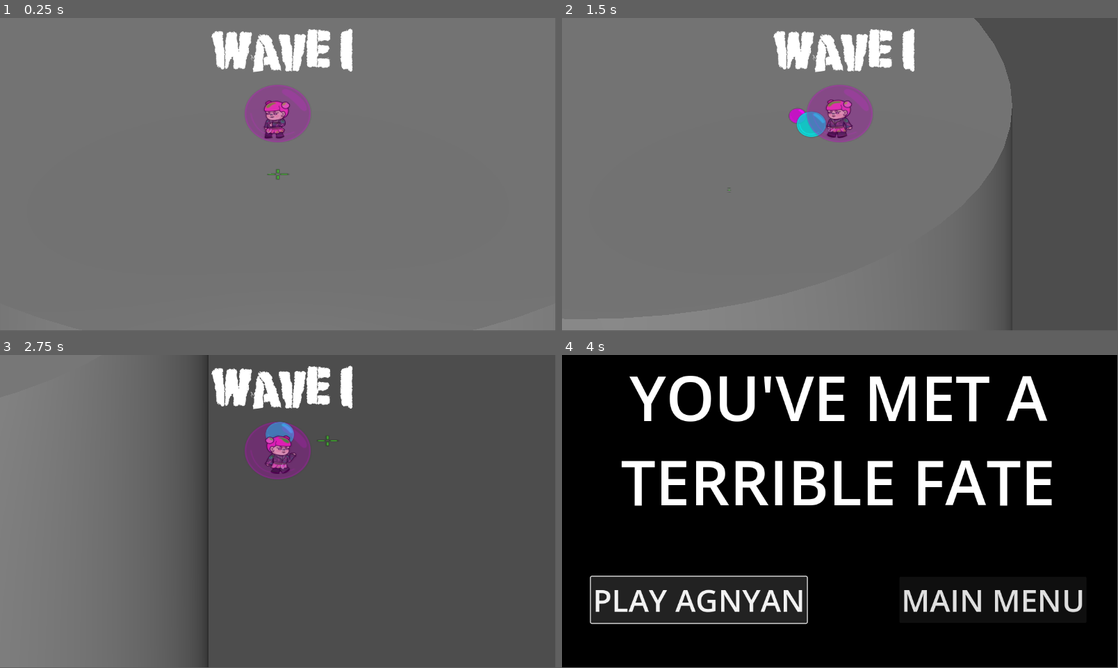
Above: before the commit, frames 1-4 (two rows, left to right).
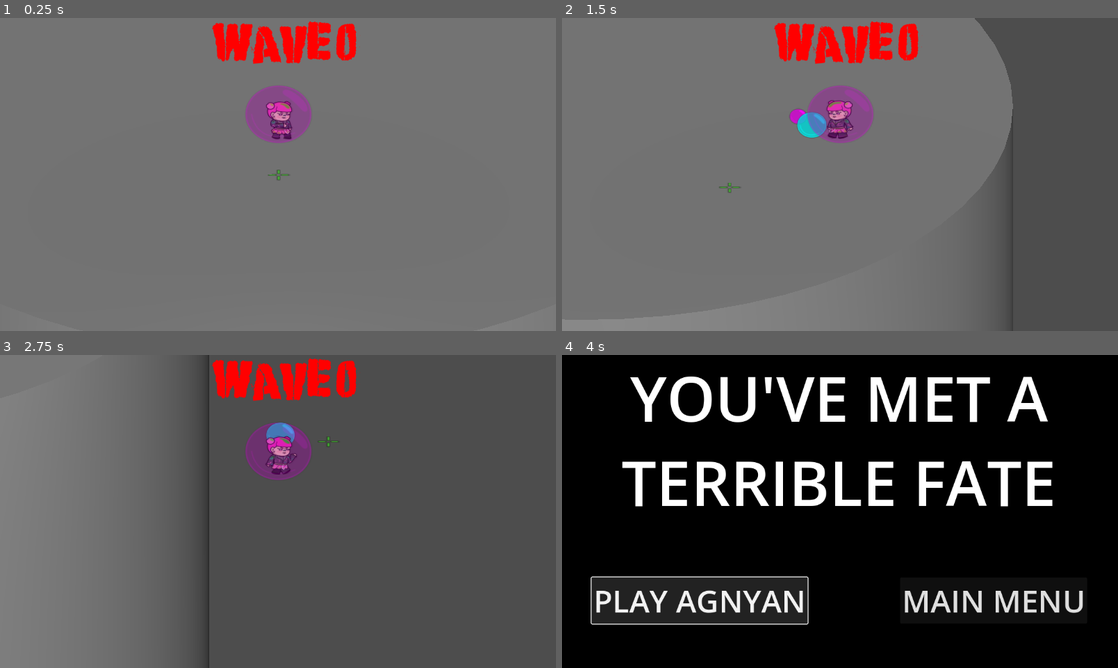
Above: after the commit, the same moments.

Repository: princess-mikus/GlobalGameJam-2025
Game: Godot game, scene res://scenes/coliseum.tscn
Two runs of this game, one before a commit and one after it. Both use one fixed random seed, a clock stepped at 60 frames per second and the inputs below. The engine's default icon, where the game draws it, is replaced by a stand-in: a white triangle on a blue panel in a dark square.
Inputs (mouse positions are in pixels of both pictures, inside the frame that each line leads up to):
- Up to frame 1 (0.25 s): no input
- Up to frame 2 (1.5 s): tap Enter (ui_accept) at 0.5, 0.77 s; move the mouse to (962, 158) at 0.52 s; press the mouse at (962, 158) at 0.53 s; hold Right (ui_right) 0.53-1.28 s; right-click (962, 158) at 0.8 s; move the mouse to (728, 190) at 1.27 s; release the mouse at (728, 190) at 1.28 s; hold Down (ui_down) from 1.28 s (still down); right-click (728, 190) at 1.35 s
- Up to frame 3 (2.75 s): tap Enter (ui_accept) at 1.52 s; click (166, 527) at 1.55 s; move the mouse to (333, 442) at 2.02 s; release Down (ui_down) at 2.03 s; press the mouse at (333, 442) at 2.03 s; hold Right (ui_right) from 2.03 s (still down); right-click (333, 442) at 2.3 s
- Up to frame 4 (4 s): move the mouse to (812, 574) at 2.77 s; release Right (ui_right) at 2.78 s; release the mouse at (812, 574) at 2.78 s; hold Up (ui_up) 2.78-3.5 s; right-click (812, 574) at 2.85 s; tap Enter (ui_accept) at 3.02 s; click (812, 574) at 3.05 s; click "PLAY AGNYAN" at 3.5 s
In our replay, the window is 799x449 before the commit and 800x450 after it. These sizes can differ from the game's own. Grey fills any space a smaller window leaves; there, only what the larger window draws over its background counts as a difference.

The runs differ from the first frame. In frame 1, 3.5% of the frame differs, in the area x 38-65%, y 1-52%; in frame 2, 3.6%; in frame 3, 3.5%; in frame 4, 4.8%, in the area x 5-94%, y 6-87%.
Error in both runs: Invalid call. Nonexistent function 'initialize' in base 'Node3D'. (res://scripts/death.gd:7)

Commit message:
estoy muy cansado

Diff:
--- a/project.godot
+++ b/project.godot
@@ -19,9 +19,14 @@
 
 PhantomCameraManager="*res://addons/phantom_camera/scripts/managers/phantom_camera_manager.gd"
 
+[display]
+
+window/size/initial_position_type=0
+window/stretch/mode="viewport"
+
 [editor_plugins]
 
-enabled=PackedStringArray("res://addons/phantom_camera/plugin.cfg")
+enabled=PackedStringArray()
 
 [input]
 
--- a/scenes/coliseum.tscn
+++ b/scenes/coliseum.tscn
@@ -6,6 +6,11 @@
 [ext_resource type="Script" path="res://addons/phantom_camera/scripts/resources/tween_resource.gd" id="2_aaclb"]
 [ext_resource type="Script" path="res://scripts/play_zone.gd" id="2_i3e4t"]
 [ext_resource type="Script" path="res://scripts/wave_maker.gd" id="3_mt105"]
+[ext_resource type="AudioStream" uid="uid://bxdpol50682q5" path="res://resources/pompa cargando.mp3" id="3_ux2aq"]
+[ext_resource type="AudioStream" uid="uid://ddxcsahuct1db" path="res://resources/recarga chicle.mp3" id="4_ijfjp"]
+[ext_resource type="AudioStream" uid="uid://diy8ehx1cukho" path="res://resources/INTRO.mp3" id="5_ctkqs"]
+[ext_resource type="AudioStream" uid="uid://x8ymeek3ym5o" path="res://resources/NEW ROUND.mp3" id="6_t00y0"]
+[ext_resource type="AudioStream" uid="uid://bji7vt2v3toh7" path="res://resources/LOOP.mp3" id="7_fcxw7"]
 
 [sub_resource type="CylinderShape3D" id="CylinderShape3D_ftxh5"]
 
@@ -68,6 +73,21 @@
 [node name="waveMaker" type="Node" parent="."]
 script = ExtResource("3_mt105")
 
+[node name="start" type="AudioStreamPlayer" parent="waveMaker"]
+stream = ExtResource("5_ctkqs")
+volume_db = 1.0
+
+[node name="end" type="AudioStreamPlayer" parent="waveMaker"]
+stream = ExtResource("6_t00y0")
+volume_db = 1.0
+
+[node name="loop" type="AudioStreamPlayer" parent="waveMaker"]
+stream = ExtResource("7_fcxw7")
+parameters/looping = true
+
+[node name="Timer" type="Timer" parent="waveMaker"]
+one_shot = true
+
 [node name="PhantomCamera3D" type="Node3D" parent="." node_paths=PackedStringArray("follow_target")]
 transform = Transform3D(1, 0, 0, 0, 0.869132, 0.494579, 0, -0.494579, 0.869132, 0, 0.895, 1.975)
 top_level = true
@@ -77,5 +97,14 @@
 tween_resource = SubResource("Resource_dmwmr")
 follow_offset = Vector3(0, 0.895, 1.975)
 
+[node name="hit" type="AudioStreamPlayer" parent="."]
+
+[node name="charge" type="AudioStreamPlayer" parent="."]
+stream = ExtResource("3_ux2aq")
+
+[node name="recharge" type="AudioStreamPlayer" parent="."]
+stream = ExtResource("4_ijfjp")
+
 [connection signal="body_exited" from="PlayZone" to="PlayZone" method="_on_body_exited"]
 [connection signal="timeout" from="PlayZone/Timer" to="PlayZone" method="_on_timer_timeout"]
+[connection signal="timeout" from="waveMaker/Timer" to="waveMaker" method="_on_timer_timeout"]
--- a/scenes/player.tscn
+++ b/scenes/player.tscn
@@ -15,6 +15,7 @@
 
 [sub_resource type="Animation" id="Animation_kiiij"]
 length = 0.001
+loop_mode = 1
 tracks/0/type = "value"
 tracks/0/imported = false
 tracks/0/enabled = true
@@ -47,6 +48,23 @@
 "values": [true]
 }
 
+[sub_resource type="Animation" id="Animation_g0fbj"]
+resource_name = "playerDamage"
+length = 2.0
+loop_mode = 1
+tracks/0/type = "value"
+tracks/0/imported = false
+tracks/0/enabled = true
+tracks/0/path = NodePath("Sprite3D:visible")
+tracks/0/interp = 1
+tracks/0/loop_wrap = true
+tracks/0/keys = {
+"times": PackedFloat32Array(0, 0.2, 0.4, 0.6, 0.8, 1, 1.2, 1.4, 1.6, 1.8, 2),
+"transitions": PackedFloat32Array(1, 1, 1, 1, 1, 1, 1, 1, 1, 1, 1),
+"update": 1,
+"values": [true, false, true, false, true, false, true, false, true, false, true]
+}
+
 [sub_resource type="Animation" id="Animation_2bdo4"]
 resource_name = "playerIdle"
 length = 0.47
@@ -73,6 +91,7 @@
 [sub_resource type="Animation" id="Animation_toalw"]
 resource_name = "playerRun"
 length = 0.8
+loop_mode = 1
 tracks/0/type = "position_3d"
 tracks/0/imported = false
 tracks/0/enabled = true
@@ -92,22 +111,17 @@
 "update": 1,
 "values": [ExtResource("4_xwdkg"), ExtResource("5_etytj"), ExtResource("5_etytj")]
 }
-
-[sub_resource type="Animation" id="Animation_g0fbj"]
-resource_name = "playerDamage"
-length = 2.0
-tracks/0/type = "value"
-tracks/0/imported = false
-tracks/0/enabled = true
-tracks/0/path = NodePath("Sprite3D:visible")
-tracks/0/interp = 1
-tracks/0/loop_wrap = true
-tracks/0/keys = {
-"times": PackedFloat32Array(0, 0.2, 0.4, 0.6, 0.8, 1, 1.2, 1.4, 1.6, 1.8, 2),
-"transitions": PackedFloat32Array(1, 1, 1, 1, 1, 1, 1, 1, 1, 1, 1),
-"update": 1,
-"values": [true, false, true, false, true, false, true, false, true, false, true]
+tracks/2/type = "audio"
+tracks/2/imported = false
+tracks/2/enabled = true
+tracks/2/path = NodePath("walk")
+tracks/2/interp = 1
+tracks/2/loop_wrap = true
+tracks/2/keys = {
+"clips": [],
+"times": PackedFloat32Array()
 }
+tracks/2/use_blend = true
 
 [sub_resource type="AnimationLibrary" id="AnimationLibrary_ustix"]
 _data = {
@@ -162,4 +176,6 @@
 
 [node name="Invulnerability" type="Timer" parent="."]
 
+[node name="walk" type="AudioStreamPlayer" parent="."]
+
 [connection signal="timeout" from="Invulnerability" to="." method="_on_invulnerability_timeout"]
--- /dev/null
+++ b/scenes/timer.tscn
@@ -0,0 +1,3 @@
+[gd_scene format=3 uid="uid://0auw4kfi0b50"]
+
+[node name="Timer" type="Timer"]
--- a/scripts/bubble.gd
+++ b/scripts/bubble.gd
@@ -4,6 +4,7 @@
 
 var direction = Vector3.ZERO
 var explode = false
+
 
 var enemies = {}
 
@@ -22,12 +23,12 @@
 
 func explosion():
 	if get_colliding_bodies().size() > 0:
-			print(enemies)
-			for key in enemies:
-				var node = enemies[key]
-				if node.name.contains("Enemy"):
-					node.collision(position,"Bubble")
-					queue_free()
+		print(enemies)
+		for key in enemies:
+			var node = enemies[key]
+			if node.name.contains("Enemy"):
+				node.collision(position,"Bubble")
+				queue_free()
 
 func _on_area_3d_body_entered(body: Node3D) -> void:
 	enemies[body.name] = body
--- a/scripts/player.gd
+++ b/scripts/player.gd
@@ -22,8 +22,11 @@
 @onready var parent = $".."
 @onready var pivot = $Pivot
 @onready var animation = $AnimationPlayer
+
+@onready var SoundCharge = $"../charge"
+@onready var Soundrecharge = $"../recharge"
+
 var scaleOriginal
-
 var coolDownBubble = 0
 var coolDownBubbleGum = 0
 
@@ -40,6 +43,7 @@
 
 func _input(event):
 	if Input.is_action_just_released("bubble") and coolDownBubble <= 0 and chargingBubble != null:
+		SoundCharge.stop()
 		coolDownBubble = maxCoolDownBubble
 		chargingBubble.direction = pivot.get_global_transform().basis * Vector3(0,0,-1)
 		chargingBubble.explode = scaleBubble >= chargedScale
@@ -66,6 +70,7 @@
 		bubble_gum.get_child(1).scale = Vector3.ONE*nonChargedScale
 		bubble_gum.get_child(2).scale = gumArea*Vector3.ONE*nonChargedScale
 		parent.add_child(bubble_gum)
+		Soundrecharge.play()
 
 func _physics_process(delta: float) -> void:
 
@@ -77,6 +82,8 @@
 		chargingBubble.get_child(1).scale = Vector3.ONE*scaleBubble
 		chargingBubble.get_child(2).scale = damageArea*Vector3.ONE*scaleBubble
 		#if (Time.get_ticks_msec()-timeStart)/1000.0 > chargedElapsed:
+	if timeStart > 0 && (Time.get_ticks_msec() - timeStart)/1000.0 > 0.1:
+		SoundCharge.play(1.4);
 
 	if coolDownBubble > 0:
 		coolDownBubble -= (1.0/60)
--- a/scripts/wave_maker.gd
+++ b/scripts/wave_maker.gd
@@ -1,6 +1,9 @@
 extends Node
 
 func _ready():
+	startAudio.volume_db = -80
+	loop.volume_db = -80
+	loop.play()
 	randomize()
 	roundStart()
 
@@ -10,12 +13,18 @@
 
 @onready var parent = $".."
 @onready var player = $"../Player"
+@onready var label = $"../Camera3D/RichTextLabel"
+@onready var startAudio = $start
+@onready var loop = $loop
+@onready var endAudio = $end
+@onready var timer = $Timer
+@onready var tween_out = get_tree().create_tween()
 
-var butget = 5
+var butget = 1
 var enemysLeft
 var queue = Array()
 var count = 0
-var roundCount = 1;
+var roundCount = 0;
 
 const verticalOffset = 0.12
 const maxCoolDown = 3.0
@@ -25,8 +34,10 @@
 const normalCost = 1
 const explosiveCost = 2
 const slimeSCost = 3
+const transition_duration = 4.00
 
 var coolDown = maxCoolDown
+var roundStarted = false
 
 func slimeDivided():
 	enemysLeft += 2
@@ -35,13 +46,25 @@
 	enemysLeft -= 1
 	print(enemysLeft)
 
-func roundStart():
-	var label = $"../Camera3D/RichTextLabel"
-	label.text = "[font_size=100][center][font=res://resources/font2.ttf] Wave " + str(roundCount)
-	print(label.text)
+func _on_timer_timeout() -> void:
+	label.text = "";
 	make_queue()
 
+func roundStart():
+	var tween = create_tween()
+	if roundCount % 10 == 0:
+		startAudio.play()
+		#tween.parallel().tween_property(startAudio, "volumen_db", -80, 1)
+		#tween.parallel().tween_property(loop, "volumen_db", 0, 1)
+		label.text = "[color=red][font_size=100][center][font=res://resources/font3.otf] Wave " + str(roundCount)
+	else:
+		label.text = "[font_size=100][center][font=res://resources/font3.otf] Wave " + str(roundCount)
+		#tween.tween_property(loop, "volumen_db", 0, 1)
+
+	timer.start(4)
+
 func roundEnd():
+	endAudio.play()
 	roundCount += 1
 	roundStart()
 
@@ -65,13 +88,13 @@
 
 func _physics_process(delta: float) -> void:
 	if coolDown > 0:
-		coolDown = coolDown-(1.0/60)
+		coolDown -= (1.0/60)
 	if coolDown <= 0:
 		coolDown = maxCoolDown
 		spawn()
-	if enemysLeft == 0:
+	if enemysLeft == 0 and roundStarted == false:
+		roundStarted = true
 		roundEnd()
-
 
 func make_queue():
 	queue.clear()
@@ -86,5 +109,6 @@
 			last = next
 			localButget -= next
 	print(queue)
-	butget = floor(butget * 1.2)
+	butget = floorf(butget * 1.2)
 	enemysLeft = queue.size();
+	roundStarted = false
Not shown, added: resources/chicle impacto 1.mp3.import
Binary file added: resources/font3.otf
Not shown, added: resources/font3.otf.import
Not shown, added: resources/pasos.mp3.import
Not shown, added: resources/pompa cargando.mp3.import
Not shown, added: resources/pompa impacto 1.mp3.import
Not shown, added: resources/pompa impacto cargado.mp3.import
Not shown, added: resources/publico grita desesperadamente.mp3.import
Not shown, added: resources/recarga chicle.mp3.import
Not shown: 1 places in scenes/coliseum.tscn that only renumber resources
Not shown, added: resources/chicle impacto 1.mp3
Not shown, added: resources/pasos.mp3
(and 5 more such lines)
